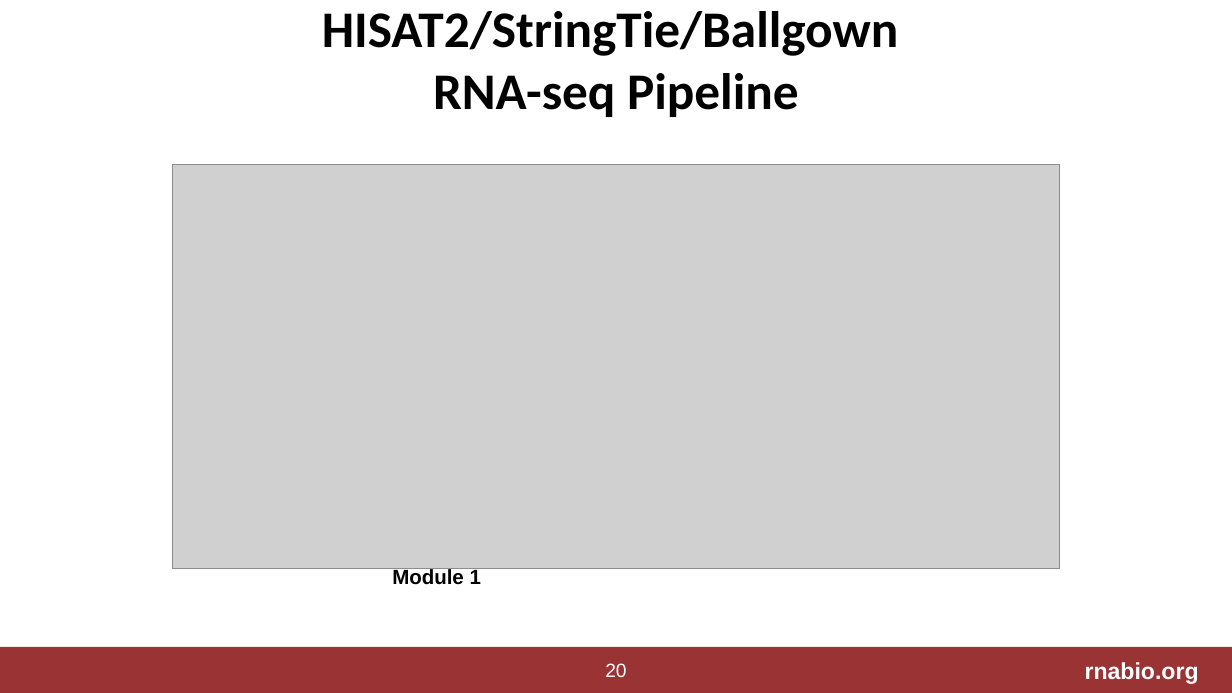
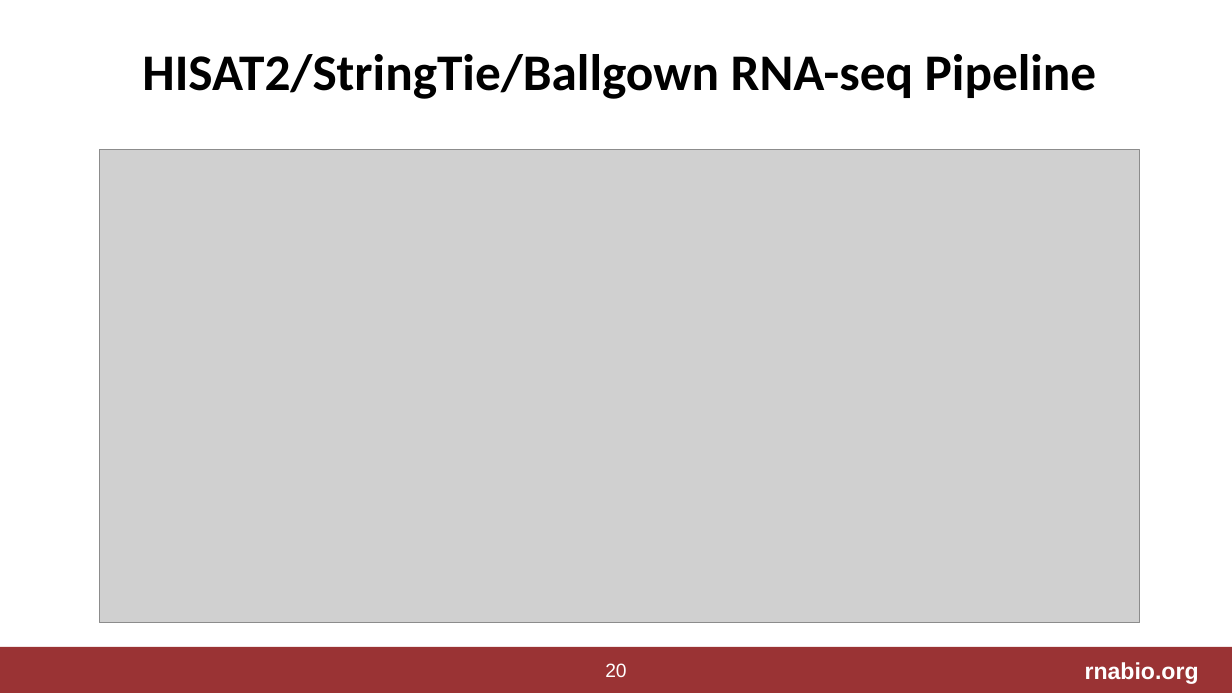
Before and after one commit to griffithlab/rnabio.org, a slide deck: slide 20 of assets/lectures/cshl/2024/full/RNASeq_Module1_IntrotoRNA.pptx. Drawn at 1232x693 pixels with LibreOffice and Linux fonts; fonts in the diff are those of the drawing; grey boxes stand for pictures. Boxes give left, top, right and bottom in pixels: in the first picture for what was removed or moved away, otherwise in the second. Text is boxed around its words. In the diff, an @@ line names an element or a change of style, - is before the commit and + after.

```diff
--- a/assets/lectures/cshl/2024/full/RNASeq_Module1_IntrotoRNA.pptx
+++ b/assets/lectures/cshl/2024/full/RNASeq_Module1_IntrotoRNA.pptx
@@ title "HISAT2/StringTie/Ballgown RNA-seq Pipeline" rewrapped from (x1=322, y1=11, x2=899, y2=117) to (x1=142, y1=54, x2=1097, y2=99) @@
@@ picture resized from (x1=172, y1=165, x2=1060, y2=568) to (x1=100, y1=150, x2=1141, y2=623) @@
@@ text removed at (x1=392, y1=568, x2=481, y2=585) @@
-Module 1
```
Also in this commit, not shown: 1 slide added, 1 other file.
